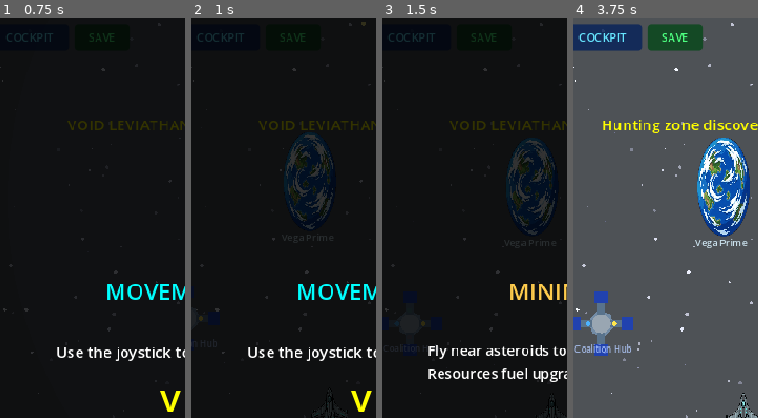
Above: before the commit, frames 1-4 (left to right).
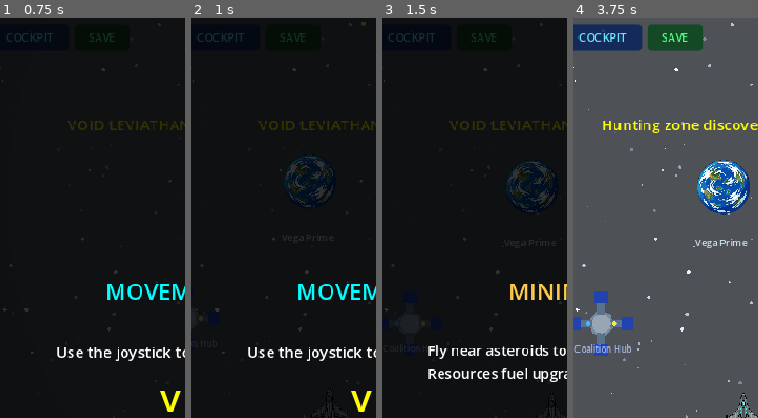
Above: after the commit, the same moments.

Repository: ichizh8/space-game-rt
Game: Godot game, scene res://scenes/main_menu.tscn
Same seed, same stepped clock (60 frames per second), same inputs: the game is played once before the commit and once after it.
Inputs:
- Up to frame 1 (0.75 s): click "NEW GAME" at 0.5 s
- Up to frame 2 (1 s): no input
- Up to frame 3 (1.5 s): click "TAP TO CONTINUE" at 1.25 s
- Up to frame 4 (3.75 s): click "TAP TO CONTINUE" at 2 s; click "COCKPIT" at 2.75 s; click "GOT IT" at 3.5 s
The pictures show only the part of the screen within x 4-54%, y 0-50%; the shares and areas given below are measured in that part.

Frame 1 is identical in both runs. In frame 2, 1.9% of the frame differs, in the area x 50-77%, y 28-53%; in frame 3, 1.9%; in frame 4, 4.7%, in the area x 67-96%, y 30-55%.

Commit message:
v76: fix planet oval distortion, ship rotation offsets per sprite direction, HP bars screen-aligned

Diff:
--- a/scripts/coalition_patrol.gd
+++ b/scripts/coalition_patrol.gd
@@ -13,6 +13,7 @@
 var _has_sprite: bool = false
 var _sprite_tex: Texture2D = null
 var _sprite_size: float = 40.0
+var _sprite_rot_offset: float = 3.141593
 var _patrol_timer: float = 0.0
 
 var shoot_timer: float = 0.0
@@ -207,14 +208,21 @@
 		if is_dead:
 			return
 		var sz: float = _sprite_size
+		if _sprite_rot_offset != 0.0:
+			draw_set_transform(Vector2.ZERO, _sprite_rot_offset)
 		draw_texture_rect(_sprite_tex, Rect2(-sz * 0.5, -sz * 0.5, sz, sz), false)
+		if _sprite_rot_offset != 0.0:
+			draw_set_transform(Vector2.ZERO, 0.0, Vector2.ONE)
 		if hp < max_hp:
 			var bw: float = sz
 			var by: float = -sz * 0.5 - 5.0
 			var pct: float = hp / max_hp
+			# Counter-rotate so HP bar stays screen-aligned
+			draw_set_transform(Vector2.ZERO, -rotation, Vector2.ONE)
 			draw_rect(Rect2(-bw*0.5, by, bw, 3.0), Color(0.2,0.2,0.2,0.8))
 			var fc := Color(0.2,0.9,0.2) if pct>0.5 else (Color(0.9,0.7,0.1) if pct>0.25 else Color(0.9,0.1,0.1))
 			draw_rect(Rect2(-bw*0.5, by, bw*pct, 3.0), fc)
+			draw_set_transform(Vector2.ZERO, 0.0, Vector2.ONE)
 		return
 	if is_dead:
 		return
--- a/scripts/corsair_raider.gd
+++ b/scripts/corsair_raider.gd
@@ -13,6 +13,7 @@
 var _has_sprite: bool = false
 var _sprite_tex: Texture2D = null
 var _sprite_size: float = 40.0
+var _sprite_rot_offset: float = 1.570796
 var _patrol_timer: float = 0.0
 var patrol_direction: Vector2 = Vector2.RIGHT
 
@@ -206,14 +207,21 @@
 		if is_dead:
 			return
 		var sz: float = _sprite_size
+		if _sprite_rot_offset != 0.0:
+			draw_set_transform(Vector2.ZERO, _sprite_rot_offset)
 		draw_texture_rect(_sprite_tex, Rect2(-sz * 0.5, -sz * 0.5, sz, sz), false)
+		if _sprite_rot_offset != 0.0:
+			draw_set_transform(Vector2.ZERO, 0.0, Vector2.ONE)
 		if hp < max_hp:
 			var bw: float = sz
 			var by: float = -sz * 0.5 - 5.0
 			var pct: float = hp / max_hp
+			# Counter-rotate so HP bar stays screen-aligned
+			draw_set_transform(Vector2.ZERO, -rotation, Vector2.ONE)
 			draw_rect(Rect2(-bw*0.5, by, bw, 3.0), Color(0.2,0.2,0.2,0.8))
 			var fc := Color(0.2,0.9,0.2) if pct>0.5 else (Color(0.9,0.7,0.1) if pct>0.25 else Color(0.9,0.1,0.1))
 			draw_rect(Rect2(-bw*0.5, by, bw*pct, 3.0), fc)
+			draw_set_transform(Vector2.ZERO, 0.0, Vector2.ONE)
 		return
 	if is_dead:
 		return
--- a/scripts/crystal_feeder.gd
+++ b/scripts/crystal_feeder.gd
@@ -165,9 +165,12 @@
 			var bw: float = sz
 			var by: float = -sz * 0.5 - 5.0
 			var pct: float = hp / max_hp
+			# Counter-rotate so HP bar stays screen-aligned
+			draw_set_transform(Vector2.ZERO, -rotation, Vector2.ONE)
 			draw_rect(Rect2(-bw*0.5, by, bw, 3.0), Color(0.2,0.2,0.2,0.8))
 			var fc := Color(0.2,0.9,0.2) if pct>0.5 else (Color(0.9,0.7,0.1) if pct>0.25 else Color(0.9,0.1,0.1))
 			draw_rect(Rect2(-bw*0.5, by, bw*pct, 3.0), fc)
+			draw_set_transform(Vector2.ZERO, 0.0, Vector2.ONE)
 		return
 	if is_dead:
 		return
--- a/scripts/drifter_shuttle.gd
+++ b/scripts/drifter_shuttle.gd
@@ -10,6 +10,7 @@
 var _has_sprite: bool = false
 var _sprite_tex: Texture2D = null
 var _sprite_size: float = 40.0
+var _sprite_rot_offset: float = -1.570796
 
 
 func _ready() -> void:
@@ -101,14 +102,21 @@
 		if is_dead:
 			return
 		var sz: float = _sprite_size
+		if _sprite_rot_offset != 0.0:
+			draw_set_transform(Vector2.ZERO, _sprite_rot_offset)
 		draw_texture_rect(_sprite_tex, Rect2(-sz * 0.5, -sz * 0.5, sz, sz), false)
+		if _sprite_rot_offset != 0.0:
+			draw_set_transform(Vector2.ZERO, 0.0, Vector2.ONE)
 		if hp < max_hp:
 			var bw: float = sz
 			var by: float = -sz * 0.5 - 5.0
 			var pct: float = hp / max_hp
+			# Counter-rotate so HP bar stays screen-aligned
+			draw_set_transform(Vector2.ZERO, -rotation, Vector2.ONE)
 			draw_rect(Rect2(-bw*0.5, by, bw, 3.0), Color(0.2,0.2,0.2,0.8))
 			var fc := Color(0.2,0.9,0.2) if pct>0.5 else (Color(0.9,0.7,0.1) if pct>0.25 else Color(0.9,0.1,0.1))
 			draw_rect(Rect2(-bw*0.5, by, bw*pct, 3.0), fc)
+			draw_set_transform(Vector2.ZERO, 0.0, Vector2.ONE)
 		return
 	if is_dead:
 		return
--- a/scripts/membrane_drifter.gd
+++ b/scripts/membrane_drifter.gd
@@ -143,9 +143,12 @@
 			var bw: float = sz
 			var by: float = -sz * 0.5 - 5.0
 			var pct: float = hp / max_hp
+			# Counter-rotate so HP bar stays screen-aligned
+			draw_set_transform(Vector2.ZERO, -rotation, Vector2.ONE)
 			draw_rect(Rect2(-bw*0.5, by, bw, 3.0), Color(0.2,0.2,0.2,0.8))
 			var fc := Color(0.2,0.9,0.2) if pct>0.5 else (Color(0.9,0.7,0.1) if pct>0.25 else Color(0.9,0.1,0.1))
 			draw_rect(Rect2(-bw*0.5, by, bw*pct, 3.0), fc)
+			draw_set_transform(Vector2.ZERO, 0.0, Vector2.ONE)
 		return
 	if is_dead:
 		return
--- a/scripts/miner_npc.gd
+++ b/scripts/miner_npc.gd
@@ -16,6 +16,7 @@
 var _has_sprite: bool = false
 var _sprite_tex: Texture2D = null
 var _sprite_size: float = 40.0
+var _sprite_rot_offset: float = 1.570796
 
 const FLEE_SPEED := 100.0
 const FLEE_RANGE := 150.0
@@ -209,14 +210,21 @@
 		if is_dead:
 			return
 		var sz: float = _sprite_size
+		if _sprite_rot_offset != 0.0:
+			draw_set_transform(Vector2.ZERO, _sprite_rot_offset)
 		draw_texture_rect(_sprite_tex, Rect2(-sz * 0.5, -sz * 0.5, sz, sz), false)
+		if _sprite_rot_offset != 0.0:
+			draw_set_transform(Vector2.ZERO, 0.0, Vector2.ONE)
 		if hp < max_hp:
 			var bw: float = sz
 			var by: float = -sz * 0.5 - 5.0
 			var pct: float = hp / max_hp
+			# Counter-rotate so HP bar stays screen-aligned
+			draw_set_transform(Vector2.ZERO, -rotation, Vector2.ONE)
 			draw_rect(Rect2(-bw*0.5, by, bw, 3.0), Color(0.2,0.2,0.2,0.8))
 			var fc := Color(0.2,0.9,0.2) if pct>0.5 else (Color(0.9,0.7,0.1) if pct>0.25 else Color(0.9,0.1,0.1))
 			draw_rect(Rect2(-bw*0.5, by, bw*pct, 3.0), fc)
+			draw_set_transform(Vector2.ZERO, 0.0, Vector2.ONE)
 		return
 	if is_dead:
 		return
--- a/scripts/pack_snarler.gd
+++ b/scripts/pack_snarler.gd
@@ -160,9 +160,12 @@
 			var bw: float = sz
 			var by: float = -sz * 0.5 - 5.0
 			var pct: float = hp / max_hp
+			# Counter-rotate so HP bar stays screen-aligned
+			draw_set_transform(Vector2.ZERO, -rotation, Vector2.ONE)
 			draw_rect(Rect2(-bw*0.5, by, bw, 3.0), Color(0.2,0.2,0.2,0.8))
 			var fc := Color(0.2,0.9,0.2) if pct>0.5 else (Color(0.9,0.7,0.1) if pct>0.25 else Color(0.9,0.1,0.1))
 			draw_rect(Rect2(-bw*0.5, by, bw*pct, 3.0), fc)
+			draw_set_transform(Vector2.ZERO, 0.0, Vector2.ONE)
 		return
 	if is_dead:
 		return
--- a/scripts/planet.gd
+++ b/scripts/planet.gd
@@ -77,7 +77,12 @@
 func _draw() -> void:
 	if _has_sprite and is_instance_valid(_sprite_tex):
 		var sz: float = planet_radius * 2.2
-		draw_texture_rect(_sprite_tex, Rect2(-sz * 0.5, -sz * 0.5, sz, sz), false)
+		# Keep texture aspect ratio to avoid oval distortion
+		var tex_size: Vector2 = _sprite_tex.get_size()
+		var aspect: float = tex_size.x / max(tex_size.y, 1.0)
+		var draw_w: float = sz
+		var draw_h: float = sz / aspect
+		draw_texture_rect(_sprite_tex, Rect2(-draw_w * 0.5, -draw_h * 0.5, draw_w, draw_h), false)
 		var name_width: float = planet_name.length() * 6.0
 		draw_string(ThemeDB.fallback_font, Vector2(-name_width * 0.5, planet_radius + 14.0),
 			planet_name, HORIZONTAL_ALIGNMENT_LEFT, -1, 10, Color(0.85, 0.95, 1.0, 0.9))
--- a/scripts/science_vessel.gd
+++ b/scripts/science_vessel.gd
@@ -10,6 +10,7 @@
 var _has_sprite: bool = false
 var _sprite_tex: Texture2D = null
 var _sprite_size: float = 40.0
+var _sprite_rot_offset: float = 0.000000
 var _drift_timer: float = 0.0
 
 
@@ -107,14 +108,21 @@
 		if is_dead:
 			return
 		var sz: float = _sprite_size
+		if _sprite_rot_offset != 0.0:
+			draw_set_transform(Vector2.ZERO, _sprite_rot_offset)
 		draw_texture_rect(_sprite_tex, Rect2(-sz * 0.5, -sz * 0.5, sz, sz), false)
+		if _sprite_rot_offset != 0.0:
+			draw_set_transform(Vector2.ZERO, 0.0, Vector2.ONE)
 		if hp < max_hp:
 			var bw: float = sz
 			var by: float = -sz * 0.5 - 5.0
 			var pct: float = hp / max_hp
+			# Counter-rotate so HP bar stays screen-aligned
+			draw_set_transform(Vector2.ZERO, -rotation, Vector2.ONE)
 			draw_rect(Rect2(-bw*0.5, by, bw, 3.0), Color(0.2,0.2,0.2,0.8))
 			var fc := Color(0.2,0.9,0.2) if pct>0.5 else (Color(0.9,0.7,0.1) if pct>0.25 else Color(0.9,0.1,0.1))
 			draw_rect(Rect2(-bw*0.5, by, bw*pct, 3.0), fc)
+			draw_set_transform(Vector2.ZERO, 0.0, Vector2.ONE)
 		return
 	if is_dead:
 		return
--- a/scripts/skim_ray.gd
+++ b/scripts/skim_ray.gd
@@ -172,9 +172,12 @@
 			var bw: float = sz
 			var by: float = -sz * 0.5 - 5.0
 			var pct: float = hp / max_hp
+			# Counter-rotate so HP bar stays screen-aligned
+			draw_set_transform(Vector2.ZERO, -rotation, Vector2.ONE)
 			draw_rect(Rect2(-bw*0.5, by, bw, 3.0), Color(0.2,0.2,0.2,0.8))
 			var fc := Color(0.2,0.9,0.2) if pct>0.5 else (Color(0.9,0.7,0.1) if pct>0.25 else Color(0.9,0.1,0.1))
 			draw_rect(Rect2(-bw*0.5, by, bw*pct, 3.0), fc)
+			draw_set_transform(Vector2.ZERO, 0.0, Vector2.ONE)
 		return
 	if is_dead:
 		return
--- a/scripts/void_grub.gd
+++ b/scripts/void_grub.gd
@@ -142,9 +142,12 @@
 			var bw: float = sz
 			var by: float = -sz * 0.5 - 5.0
 			var pct: float = hp / max_hp
+			# Counter-rotate so HP bar stays screen-aligned
+			draw_set_transform(Vector2.ZERO, -rotation, Vector2.ONE)
 			draw_rect(Rect2(-bw*0.5, by, bw, 3.0), Color(0.2,0.2,0.2,0.8))
 			var fc := Color(0.2,0.9,0.2) if pct>0.5 else (Color(0.9,0.7,0.1) if pct>0.25 else Color(0.9,0.1,0.1))
 			draw_rect(Rect2(-bw*0.5, by, bw*pct, 3.0), fc)
+			draw_set_transform(Vector2.ZERO, 0.0, Vector2.ONE)
 		return
 	if is_dead:
 		return
--- a/scripts/void_leviathan.gd
+++ b/scripts/void_leviathan.gd
@@ -175,9 +175,12 @@
 			var bw: float = sz
 			var by: float = -sz * 0.5 - 5.0
 			var pct: float = hp / max_hp
+			# Counter-rotate so HP bar stays screen-aligned
+			draw_set_transform(Vector2.ZERO, -rotation, Vector2.ONE)
 			draw_rect(Rect2(-bw*0.5, by, bw, 3.0), Color(0.2,0.2,0.2,0.8))
 			var fc := Color(0.2,0.9,0.2) if pct>0.5 else (Color(0.9,0.7,0.1) if pct>0.25 else Color(0.9,0.1,0.1))
 			draw_rect(Rect2(-bw*0.5, by, bw*pct, 3.0), fc)
+			draw_set_transform(Vector2.ZERO, 0.0, Vector2.ONE)
 		return
 	if is_dead:
 		return
Not shown, changed: web-export/index.html
Not shown, changed: web-export/index.pck
